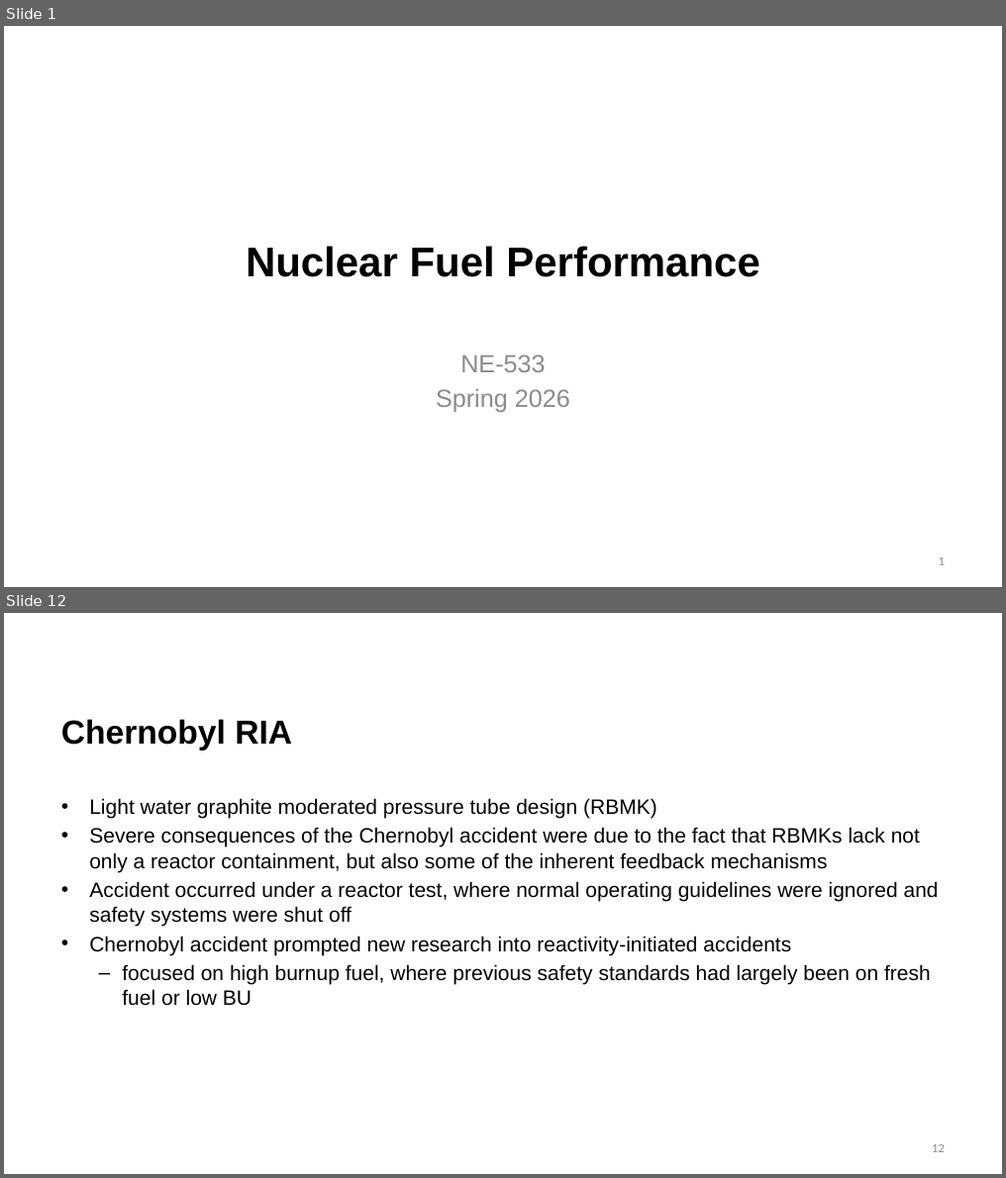
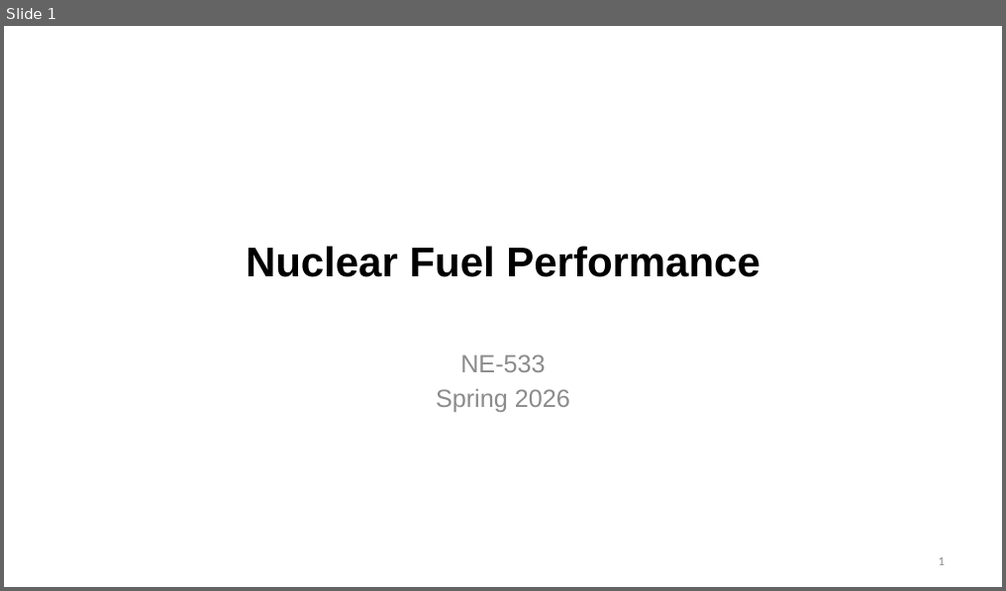
Before and after one commit to benbeeler/TEACHING, a slide deck: Nuclear_Fuel_Performance/NE533_Spring2026/Module4/Lec19_Accidents.pptx. Shown one above the other, each under a label of ours: slides 1 and 12 before the commit, slide 1 after it; the slides between them are not shown. The pictures are 1006x1178 and 1006x591 pixels, drawn with LibreOffice and Linux fonts; fonts in the diff are those of the drawing; background and template pictures are left out. Boxes give left, top, right and bottom in pixels: in the first picture for what was removed or moved away, otherwise in the second. Text is boxed around its words. In the diff, an @@ line names an element or a change of style, - is before the commit and + after.

```diff
--- a/Nuclear_Fuel_Performance/NE533_Spring2026/Module4/Lec19_Accidents.pptx
+++ b/Nuclear_Fuel_Performance/NE533_Spring2026/Module4/Lec19_Accidents.pptx
@@ slide 12 removed at [4, 613, 1002, 1174], background #FFFFFF @@
@@ title removed at [61, 719, 292, 751] @@
-Chernobyl RIA
@@ text removed at [89, 798, 939, 1006] @@
-• Light water graphite moderated pressure tube design (RBMK)
-• Severe consequences of the Chernobyl accident were due to the fact that RBMKs lack not only a reactor containment, but also some of the inherent feedback mechanisms
-• Accident occurred under a reactor test, where normal operating guidelines were ignored and safety systems were shut off
-• Chernobyl accident prompted new research into reactivity-initiated accidents
-  – focused on high burnup fuel, where previous safety standards had largely been on fresh fuel or low BU
@@ page number removed at [932, 1145, 944, 1153] @@
-12
```
Also in this commit, not shown: 14 slides added, 26 other slides removed, 17 other files.
